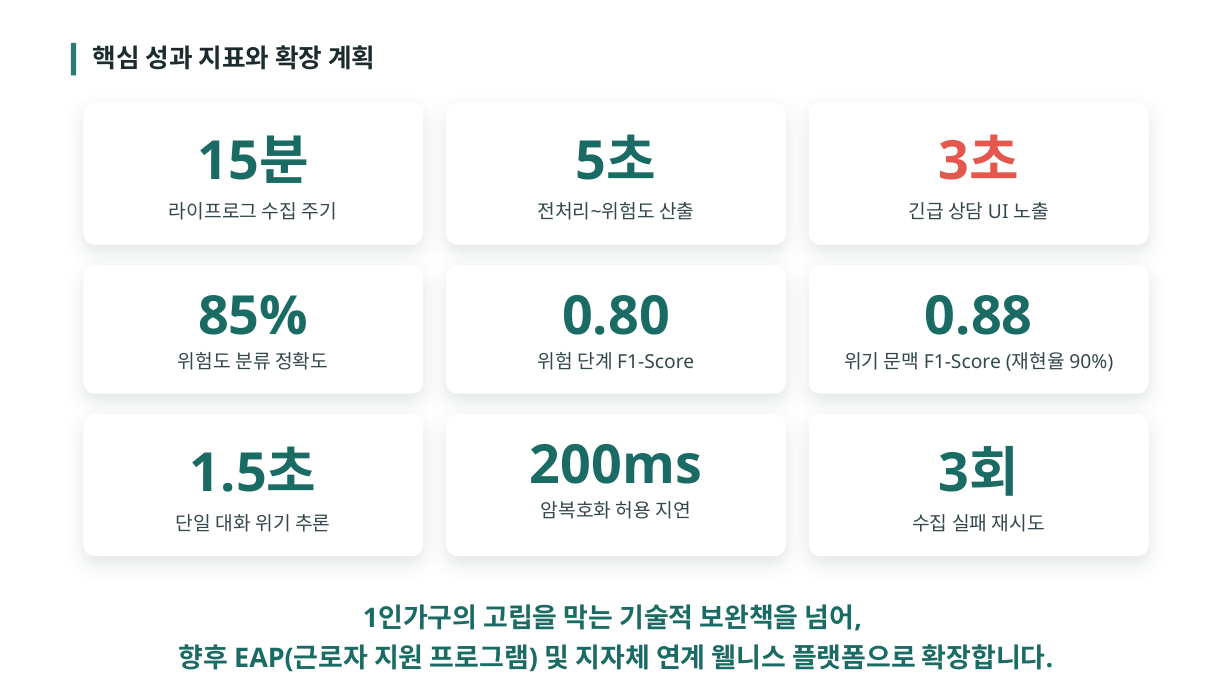
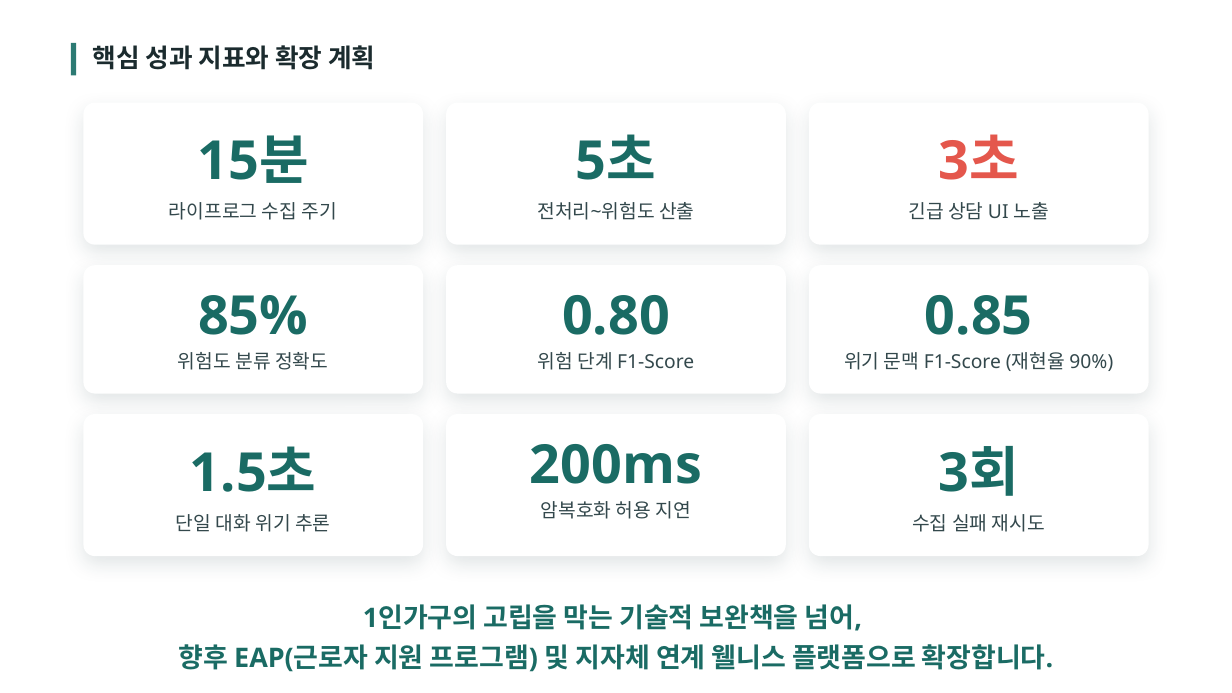
Before and after one commit to 2026-SMHRD-KDT-HealthCare-5/lisn, a slide deck: slide 16 of Documents/프로젝트_기획서_발표자료_귀기울임.pptx. Drawn at 1232x693 pixels with LibreOffice and Linux fonts; fonts in the diff are those of the drawing. Boxes give left, top, right and bottom in pixels: in the first picture for what was removed or moved away, otherwise in the second. Text is boxed around its words. In the diff, an @@ line names an element or a change of style, - is before the commit and + after.

```diff
--- a/Documents/프로젝트_기획서_발표자료_귀기울임.pptx
+++ b/Documents/프로젝트_기획서_발표자료_귀기울임.pptx
@@ text at (925,295,1033,335): text changed @@
-0.88
+0.85
```
Also in this commit, not shown: 1 other slide changed, 18 other files.
